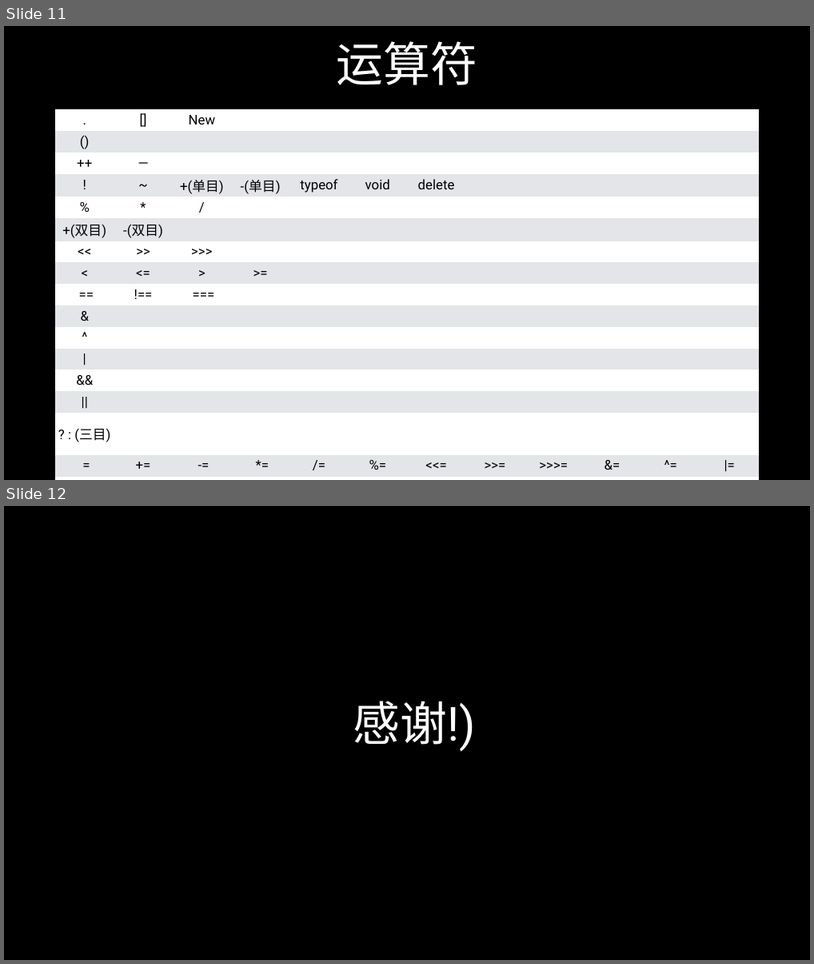
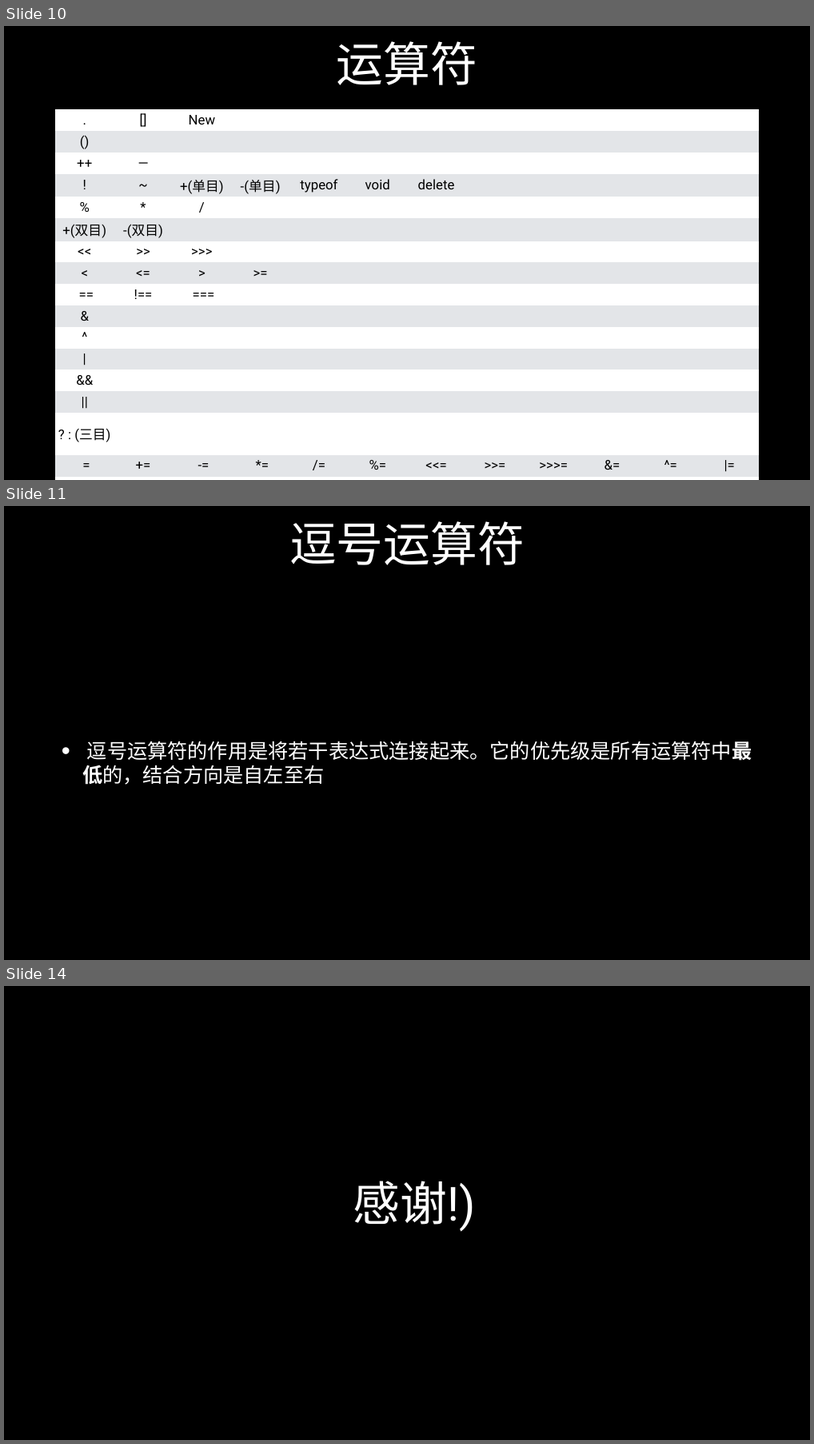
Before and after one commit to zmclass/web-study, a slide deck: 2019-11-11/ppt/javascript-类型转换与运算符.pptx. Shown one above the other, each under a label of ours: slides 11 and 12 before the commit, slides 10, 11 and 14 after it; the slides between them are not shown. The pictures are 814x964 and 814x1444 pixels, drawn with LibreOffice and Linux fonts; fonts in the diff are those of the drawing. Boxes give left, top, right and bottom in pixels: in the first picture for what was removed or moved away, otherwise in the second. Text is boxed around its words. In the diff, an @@ line names an element or a change of style, - is before the commit and + after.

Commit message:
类型转换与运算符讲义下

```diff
--- a/2019-11-11/ppt/javascript-类型转换与运算符.pptx
+++ b/2019-11-11/ppt/javascript-类型转换与运算符.pptx
@@ slide 11 added at (4,506,810,960), background #000000 @@
@@ title added at (290,521,525,565), 112 pt, text #FFFFFF @@
+逗号运算符
@@ text added at (82,740,753,784), 48 pt, text #FFFFFF @@
+• 逗号运算符的作用是将若干表达式连接起来。它的优先级是所有运算符中最低的，结合方向是自左至右
@@ what was slide 11 is now slide 10 @@
@@ what was slide 12 is now slide 14 @@
```
Also in this commit, not shown: 3 slides changed, 2 other slides added, 1 slide removed, 4 other files.
